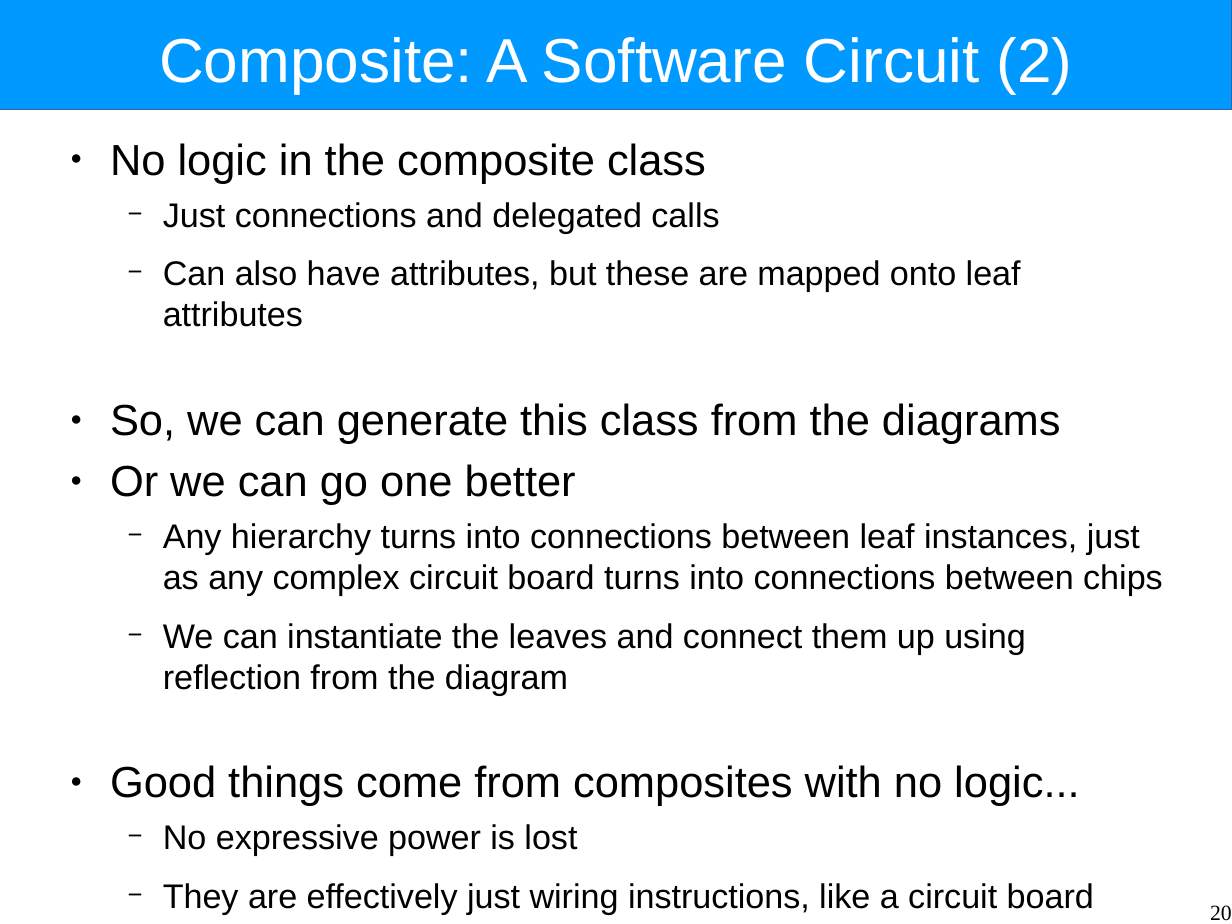
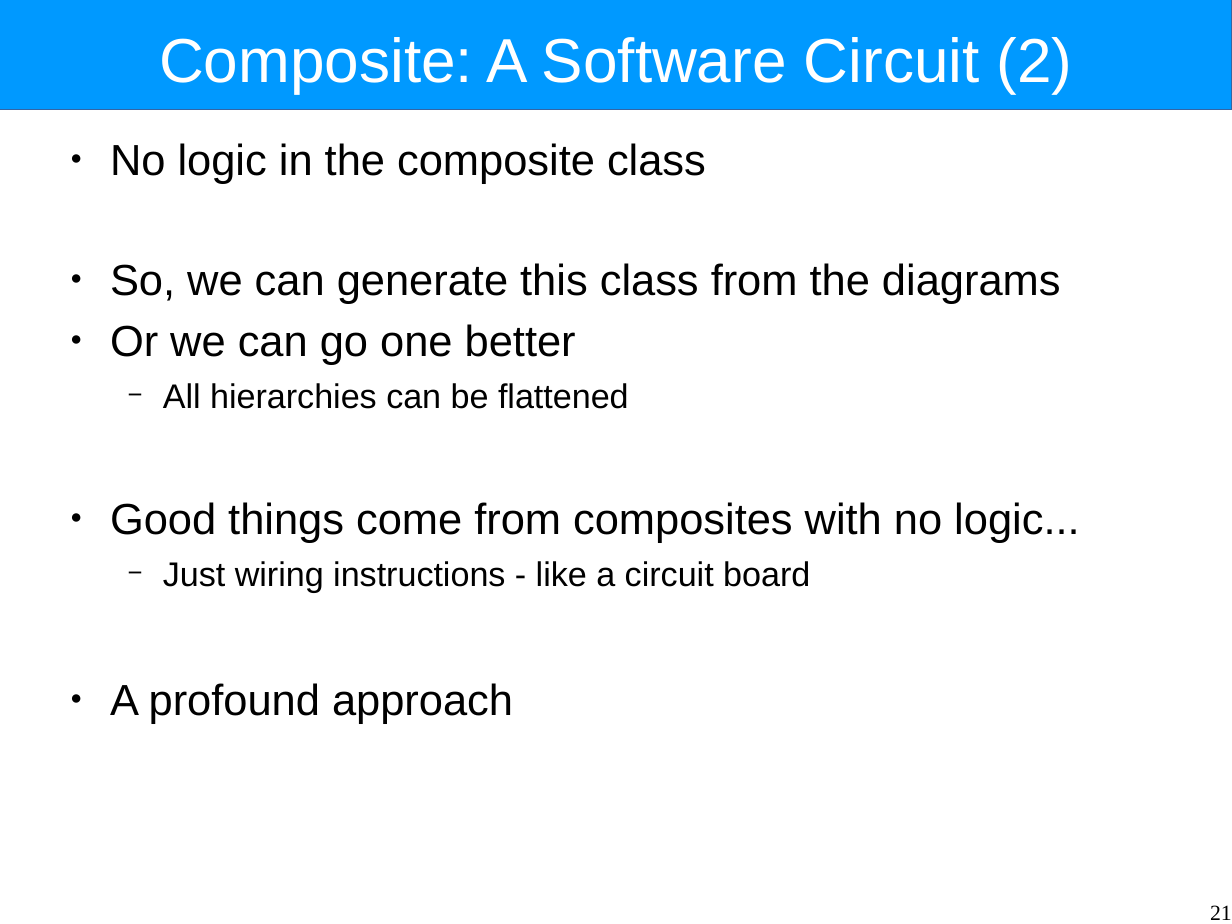
Before and after one commit to Intrinsarc/intrinsarc-evolve, a slide deck: slide 21 of Academic Work/lectures/components.odp (slide 20 before the commit). Drawn at 1232x924 pixels with LibreOffice and Linux fonts; fonts in the diff are those of the drawing. Boxes give left, top, right and bottom in pixels: in the first picture for what was removed or moved away, otherwise in the second. Text is boxed around its words. In the diff, an @@ line names an element or a change of style, - is before the commit and + after.

```diff
--- a/Academic Work/lectures/components.odp
+++ b/Academic Work/lectures/components.odp
@@ text at (163, 202, 1021, 327): paragraphs removed @@
-  − Just connections and delegated calls
-  − Can also have attributes, but these are mapped onto leaf attributes
@@ text at (163, 523, 1163, 695): text changed @@
-  − Any hierarchy turns into connections between leaf instances, just as any complex circuit board turns into connections between chips
-  − We can instantiate the leaves and connect them up using reflection from the diagram
+  − All hierarchies can be flattened
@@ text at (110, 561, 810, 724): text changed @@
-  − No expressive power is lost
-  − They are effectively just wiring instructions, like a circuit board
+  − Just wiring instructions - like a circuit board
+● A profound approach
@@ page number at (1210, 905, 1232, 920): text changed @@
-20
+21
```
Also in this commit, not shown: 20 other slides changed, 8 slides added, 4 slides removed.
